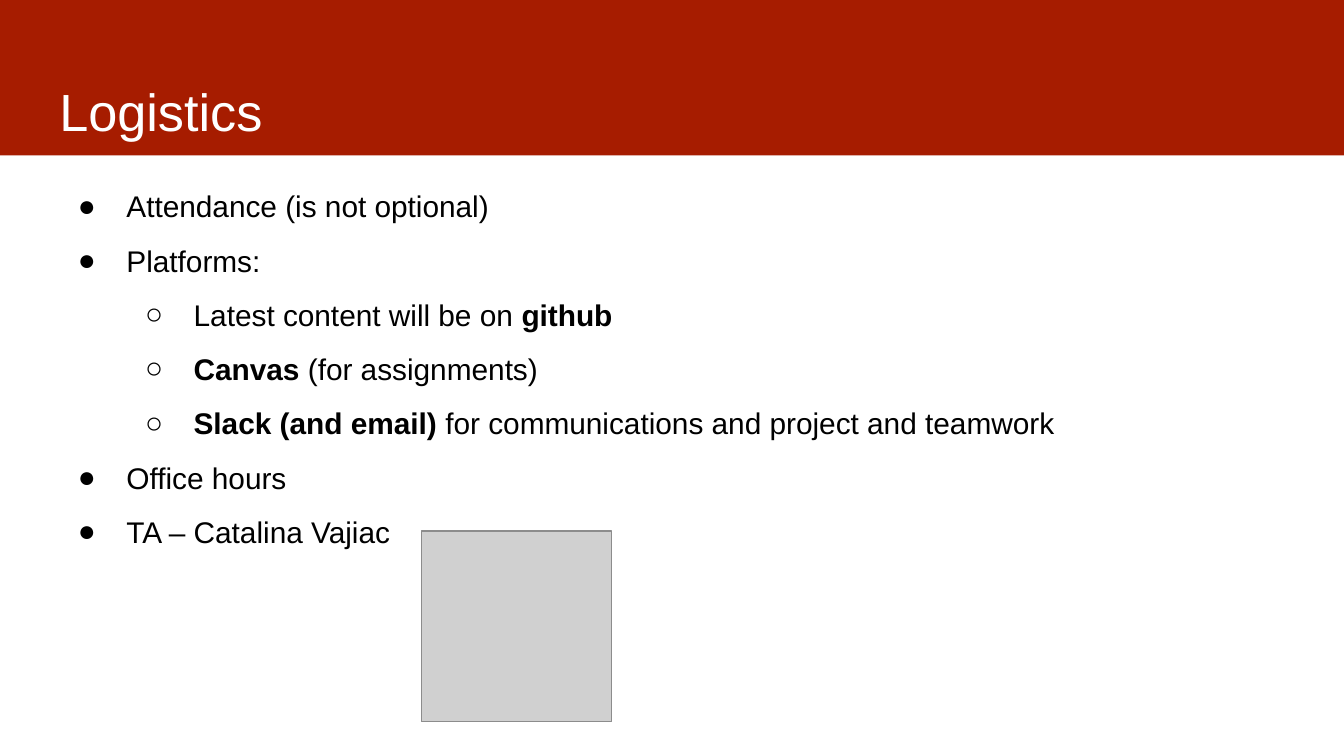
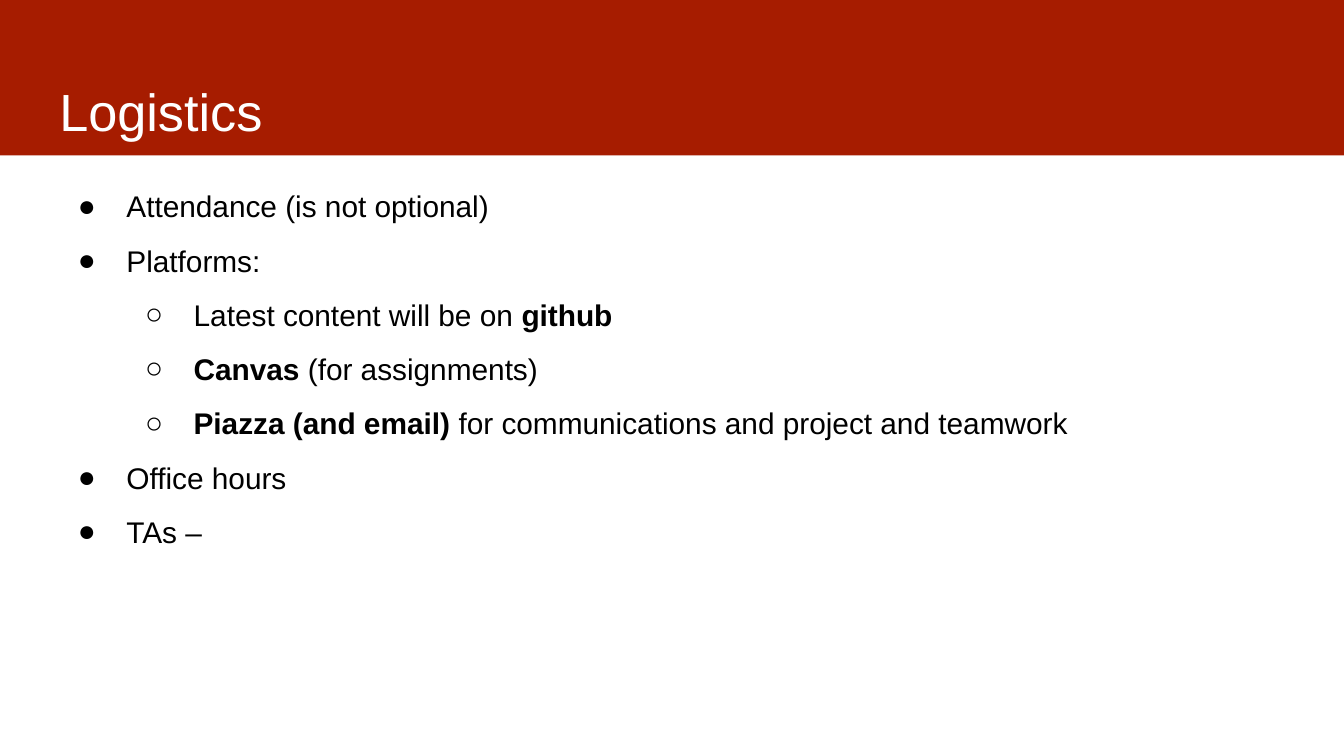
Before and after one commit to dssg/MLinPractice, a slide deck: slide 14 of Lectures/Lecture1-ClassOverview.pptx (slide 13 before the commit). Drawn at 1344x756 pixels with LibreOffice and Linux fonts; fonts in the diff are those of the drawing; grey boxes stand for pictures. Boxes give left, top, right and bottom in pixels: in the first picture for what was removed or moved away, otherwise in the second. Text is boxed around its words. In the diff, an @@ line names an element or a change of style, - is before the commit and + after.

```diff
--- a/Lectures/Lecture1-ClassOverview.pptx
+++ b/Lectures/Lecture1-ClassOverview.pptx
@@ text at (x1=194, y1=412, x2=1067, y2=440): text changed @@
-  ○ Slack (and email) for communications and project and teamwork
+  ○ Piazza (and email) for communications and project and teamwork
@@ text at (x1=126, y1=522, x2=177, y2=544): text changed @@
-● TA – Catalina Vajiac
+● TAs –
@@ picture removed at (x1=421, y1=531, x2=612, y2=722) @@
```
Also in this commit, not shown: 3 other slides changed, 2 slides added, 1 slide removed.
